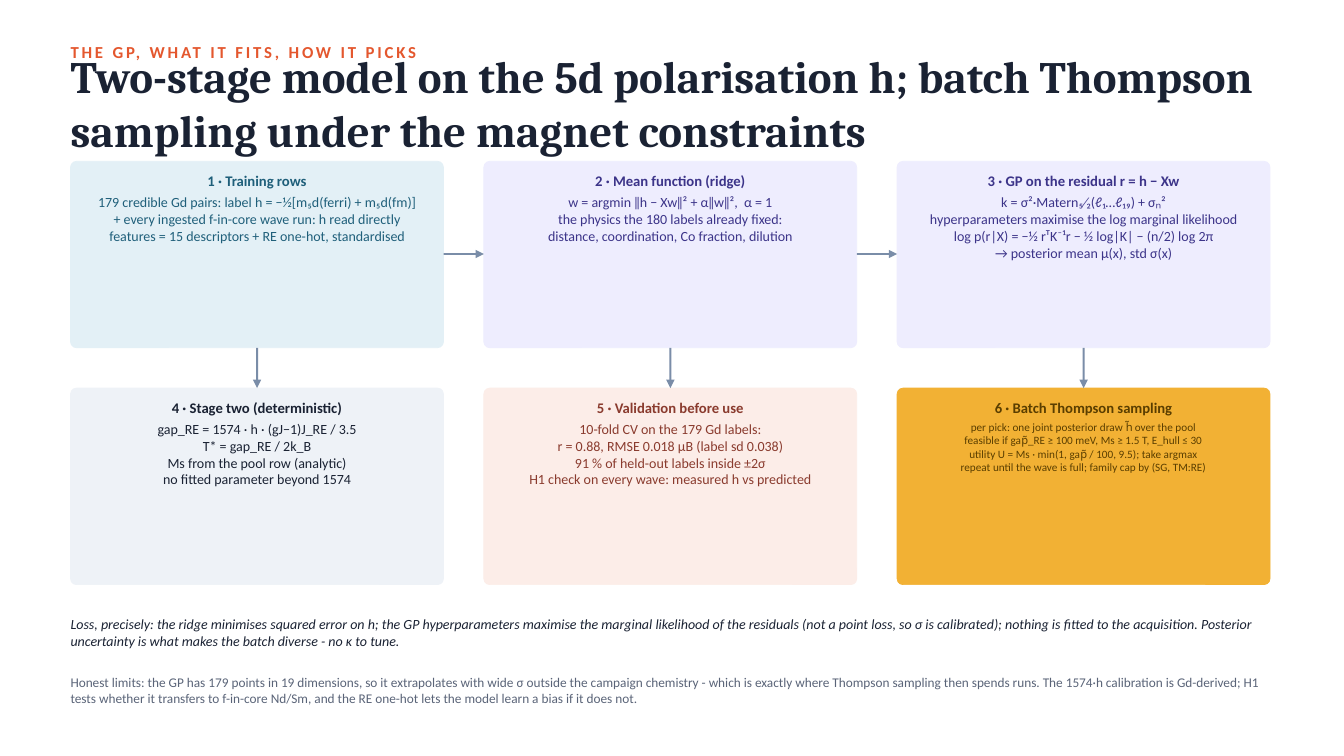
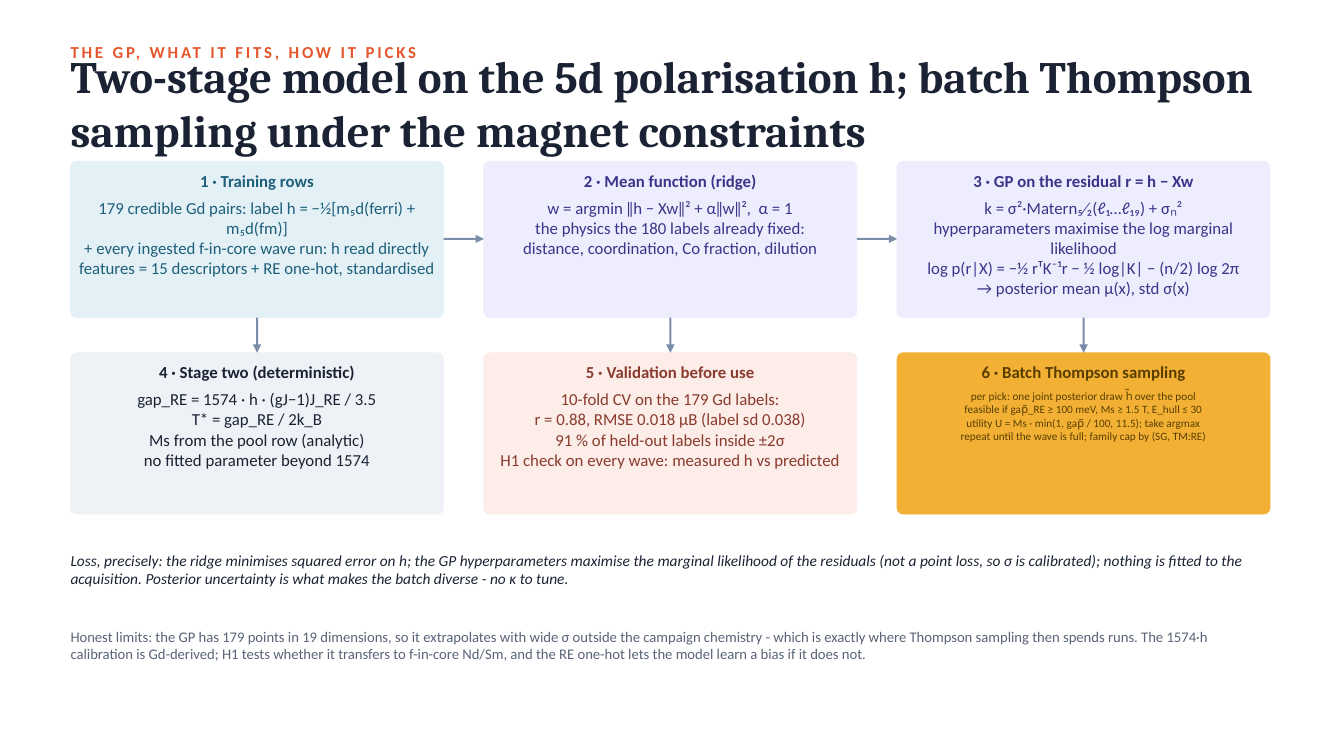
Before and after one commit to PGaneshIyer/NEEL, a slide deck: slide 27 of MAGNITO_Fe-HREE_screening.pptx (slide 26 before the commit). Drawn at 1344x756 pixels with LibreOffice and Linux fonts; fonts in the diff are those of the drawing. Boxes give left, top, right and bottom in pixels: in the first picture for what was removed or moved away, otherwise in the second. Text is boxed around its words. In the diff, an @@ line names an element or a change of style, - is before the commit and + after.

```diff
--- a/MAGNITO_Fe-HREE_screening.pptx
+++ b/MAGNITO_Fe-HREE_screening.pptx
@@ rounded rectangle: place and size @@
-rounded rectangle at [71, 161, 444, 348]
+rounded rectangle at [71, 161, 444, 318]
@@ rounded rectangle: place and size @@
-rounded rectangle at [484, 161, 857, 348]
+rounded rectangle at [484, 161, 857, 318]
@@ rounded rectangle: place and size @@
-rounded rectangle at [897, 161, 1270, 348]
+rounded rectangle at [897, 161, 1270, 318]
@@ arrow moved from (444, 254) - (484, 254) to (444, 239) - (484, 239) @@
@@ arrow moved from (857, 254) - (897, 254) to (857, 239) - (897, 239) @@
@@ arrow moved from (257, 348) - (257, 388) to (257, 318) - (257, 353) @@
@@ arrow moved from (670, 348) - (670, 388) to (670, 318) - (670, 353) @@
@@ arrow moved from (1084, 348) - (1084, 388) to (1084, 318) - (1084, 353) @@
@@ rounded rectangle: place and size @@
-rounded rectangle at [71, 388, 444, 585]
+rounded rectangle at [71, 353, 444, 514]
@@ rounded rectangle: place and size @@
-rounded rectangle at [484, 388, 857, 585]
+rounded rectangle at [484, 353, 857, 514]
@@ size 10.5 to 12 pt in 6 elements at [200, 175, 314, 190], [584, 175, 757, 190], [973, 175, 1193, 187], [982, 366, 1185, 381], [159, 366, 355, 381], [586, 366, 754, 378] @@
@@ 3 texts: place and size @@
-3 texts at [172, 402, 1172, 416]
+3 texts at [159, 366, 1185, 381]
@@ proportions changed in 6 elements at [71, 161, 444, 318], [484, 161, 857, 318], [897, 161, 1270, 318], [71, 353, 444, 514], [484, 353, 857, 514], [897, 353, 1270, 514] @@
@@ rounded rectangle: place and size @@
-rounded rectangle at [897, 388, 1270, 585]
+rounded rectangle at [897, 353, 1270, 514]
@@ text "gap_RE = 1574 · h ...": place and size @@
-text "gap_RE = 1574 · h ..." at [158, 424, 357, 487]
+text "gap_RE = 1574 · h ..." at [137, 393, 376, 469]
@@ size 10 to 12 pt in 5 elements at [79, 202, 434, 277], [523, 201, 817, 256], [927, 201, 1239, 297], [137, 393, 376, 469], [500, 393, 839, 469] @@
@@ text "10-fold CV on the 179 ...": place and size @@
-text "10-fold CV on the 179 ..." at [529, 424, 811, 487]
+text "10-fold CV on the 179 ..." at [500, 393, 839, 469]
@@ text "per pick: one joint posterior ...": place and size @@
-text "per pick: one joint posterior ..." at [961, 421, 1206, 473]
+text "per pick: one joint posterior ..." at [961, 389, 1206, 442]
@@ text at [966, 419, 1200, 429]: text changed @@
-utility U = Ms · min(1, gap̃ / 100, 9.5); take argmax
+utility U = Ms · min(1, gap̃ / 100, 11.5); take argmax
@@ text "Loss, precisely: the ridge minimises ...": place and size @@
-text "Loss, precisely: the ridge minimises ..." at [71, 619, 1251, 648]
+text "Loss, precisely: the ridge minimises ..." at [71, 555, 1241, 587]
@@ text "Loss, precisely: the ridge minimises ..." at [71, 555, 1241, 587]: size 10 to 11 pt @@
@@ text "Honest limits: the GP has ...": place and size @@
-text "Honest limits: the GP has ..." at [71, 678, 1259, 705]
+text "Honest limits: the GP has ..." at [71, 632, 1208, 661]
@@ text "Honest limits: the GP has ..." at [71, 632, 1208, 661]: size 9.5 to 10.5 pt @@
```
Also in this commit, not shown: 4 other slides changed, 1 slide added, 2 other files.
